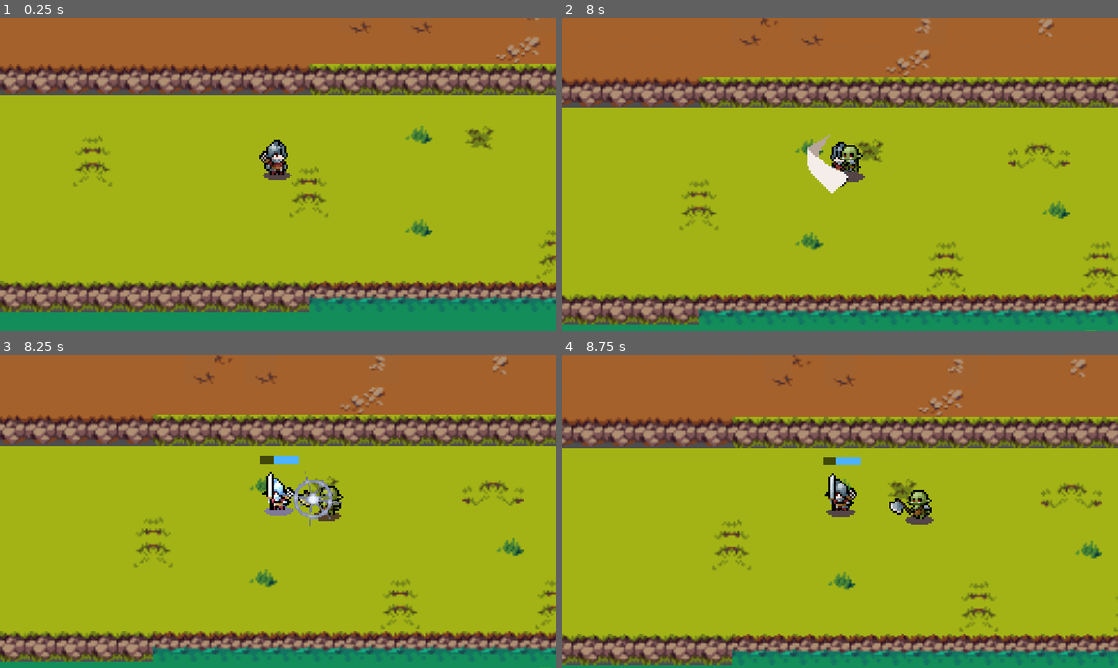
Above: before the commit, frames 1-4 (two rows, left to right).
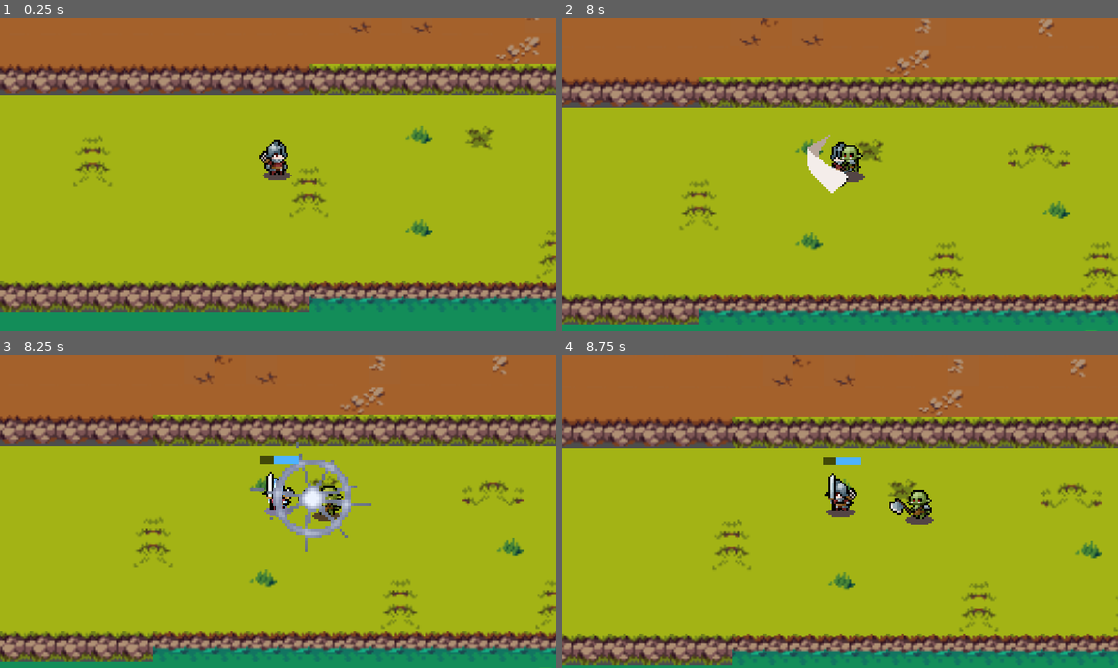
Above: after the commit, the same moments.

Repository: rburnham102/Knights-on-Roids
Game: Godot game, scene res://game.tscn
Same seed, same stepped clock (60 frames per second), same inputs: the game is played once before the commit and once after it.
Inputs (mouse positions are in pixels of both pictures, inside the frame that each line leads up to):
- Up to frame 1 (0.25 s): no input
- Up to frame 2 (8 s): move the mouse to (812, 237) at 0.52 s; hold E (block) 0.53-1.28 s; hold W (move_up) 0.53-2.03 s; tap Enter at 1.25, 4.25 s; move the mouse to (1006, 221) at 1.27 s; click (1006, 221) at 1.35 s; tap E (block) at 1.55, 3.05, 4.35, 6.05, 7.35 s; move the mouse to (673, 127) at 2.02 s; hold E (block) 2.03-2.78 s; hold A (move_left) 2.03-3.53 s; right-click (673, 127) at 2.1 s; tap Space (attack_light) at 2.75, 2.85, 6.6 s; move the mouse to (867, 174) at 2.77 s; move the mouse to (756, 96) at 3.52 s; hold S (move_down) 3.53-4.28 s; hold E (block) 3.53-4.28 s; move the mouse to (962, 158) at 4.27 s; hold D (move_right) 4.28-5.03 s; move the mouse to (728, 190) at 5.02 s; hold W (move_up) 5.03-5.78 s; hold E (block) 5.03-5.78 s; click (728, 190) at 5.1 s; move the mouse to (895, 105) at 5.77 s; hold D (move_right) from 5.78 s (still down); right-click (895, 105) at 5.85 s; move the mouse to (812, 237) at 6.52 s; hold E (block) 6.53-7.28 s; move the mouse to (1006, 221) at 7.27 s
- Up to frame 3 (8.25 s): move the mouse to (111, 464) at 8.02 s; release D (move_right) at 8.03 s; hold S (move_down) from 8.03 s (still down); hold E (block) from 8.03 s (still down)
- Up to frame 4 (8.75 s): keep holding S (move_down); keep holding E (block)

Frames 1-2 are identical in both runs. In frame 3, 1.8% of the frame differs, in the area x 45-67%, y 27-63%; in frame 4, nothing differs.

Commit message:
Update knight.gd

Diff:
--- a/knight.gd
+++ b/knight.gd
@@ -216,7 +216,7 @@
 	get_parent().add_child(fx)   # in the level, so it doesn't move with the knight
 	fx.global_position = global_position + dir * 10.0 + Vector2(0, -7)
 	#fx.rotation = dir.angle()                 # orient toward the attacker
-	#fx.scale = Vector2(1.5, 1.5) if heavy else Vector2.ONE
+	fx.scale = Vector2(1.5, 1.5) if heavy else Vector2.ONE
 
 
 func stop_block() -> void:
